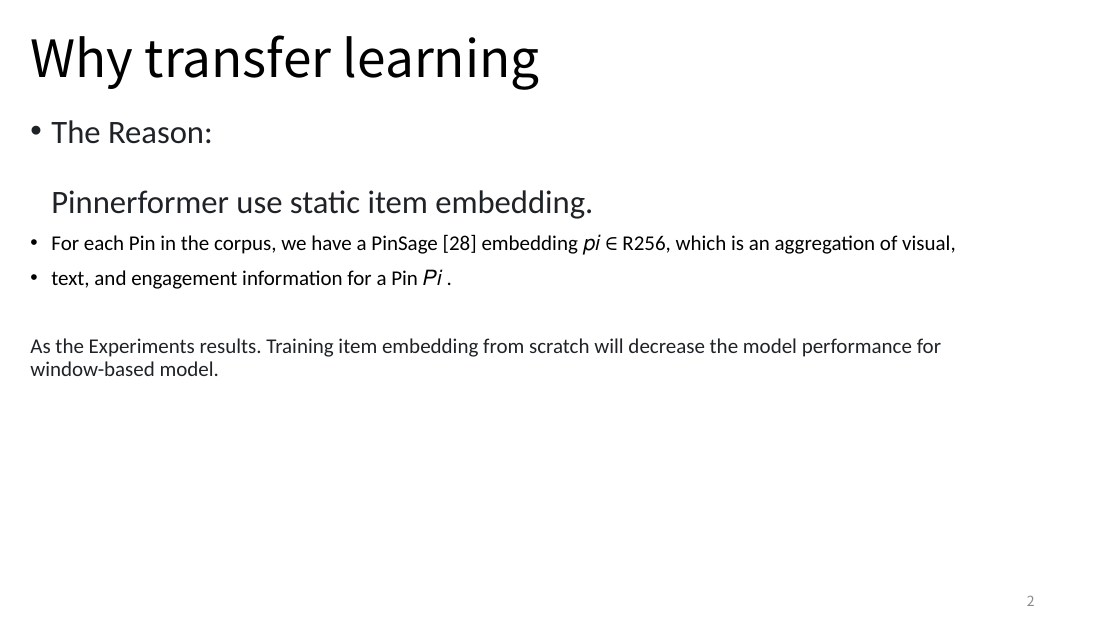
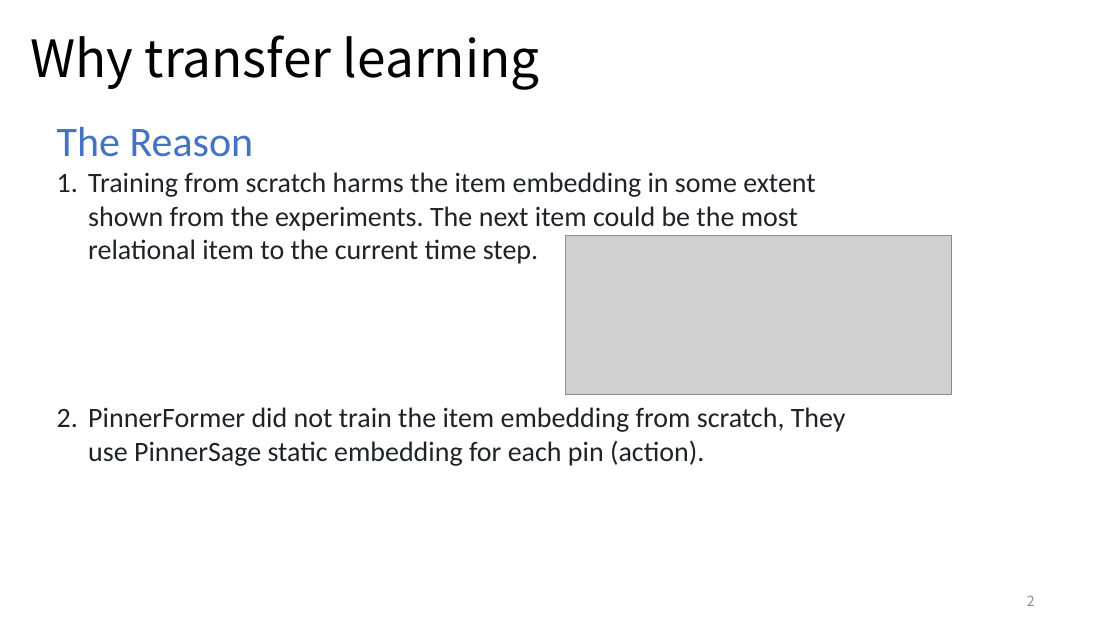
Before and after one commit to YunlongLin0125/Recommender-System, a slide deck: slide 2 of week5/Dissertation_5.pptx. Drawn at 1120x630 pixels with LibreOffice and Linux fonts; fonts in the diff are those of the drawing; grey boxes stand for pictures. Boxes give left, top, right and bottom in pixels: in the first picture for what was removed or moved away, otherwise in the second. Text is boxed around its words. In the diff, an @@ line names an element or a change of style, - is before the commit and + after.

```diff
--- a/week5/Dissertation_5.pptx
+++ b/week5/Dissertation_5.pptx
@@ text removed at [30,120,956,376] @@
-• The Reason:
-  Pinnerformer use static item embedding.
-• For each Pin in the corpus, we have a PinSage [28] embedding 𝑝𝑖 ∈ R256, which is an aggregation of visual,
-• text, and engagement information for a Pin 𝑃𝑖 .
-As the Experiments results. Training item embedding from scratch will decrease the model performance for window-based model.
@@ text added at [57,127,846,466], 24 pt, text #1F2328 @@
+The Reason
+1. Training from scratch harms the item embedding in some extent shown from the experiments. The next item could be the most relational item to the current time step.
+2. PinnerFormer did not train the item embedding from scratch, They use PinnerSage static embedding for each pin (action).
@@ picture added at [565,236,951,395] @@
```
Also in this commit, not shown: 4 slides added, 3 slides removed, 3 other files.
